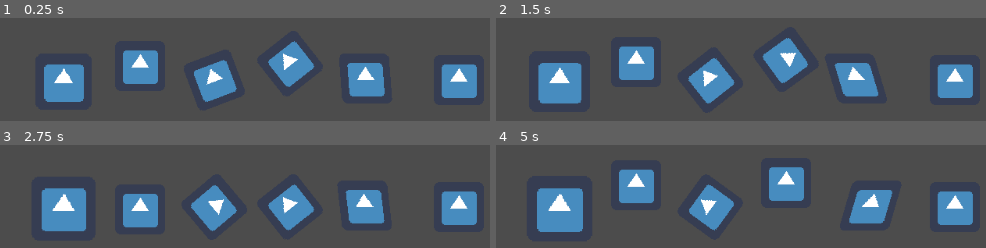
Above: before the commit, frames 1-4 (two rows, left to right).
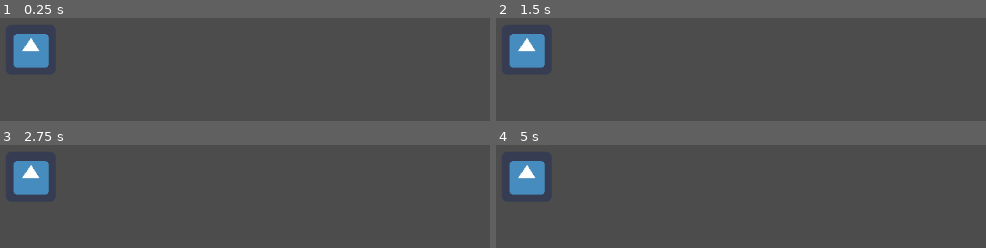
Above: after the commit, the same moments.

Repository: nezvers/Godot_shader_effects
Game: Godot game, scene res://Level/Level.tscn
Same seed, same stepped clock (60 frames per second), same inputs: the game is played once before the commit and once after it. The engine's default icon, where the game draws it, is replaced by a stand-in: a white triangle on a blue panel in a dark square.
Inputs:
- Up to frame 1 (0.25 s): no input
- Up to frame 2 (1.5 s): no input
- Up to frame 3 (2.75 s): no input
- Up to frame 4 (5 s): no input

The runs differ from the first frame. In frame 1, 17% of the frame differs, in the area x 2-98%, y 15-82%; in frame 2, 18%; in frame 3, 18%; in frame 4, 18%, in the area x 2-98%, y 15-85%.

Commit message:
fixed sway

Diff:
--- a/Shader_effects/Level/Level.tscn
+++ b/Shader_effects/Level/Level.tscn
@@ -1,29 +1,30 @@
-[gd_scene load_steps=14 format=2]
+[gd_scene load_steps=16 format=2]
 
-[ext_resource path="res://Shaders/Pulsing.shader" type="Shader" id=1]
+[ext_resource path="res://Shaders/Node2D/Pulsing.shader" type="Shader" id=1]
 [ext_resource path="res://icon.png" type="Texture" id=2]
-[ext_resource path="res://Shaders/Float_simple.shader" type="Shader" id=3]
-[ext_resource path="res://Shaders/Float_with_rotation.shader" type="Shader" id=4]
-[ext_resource path="res://Shaders/Rotation.shader" type="Shader" id=5]
-[ext_resource path="res://Shaders/Wind.shader" type="Shader" id=6]
+[ext_resource path="res://Shaders/Node2D/Float_simple.shader" type="Shader" id=3]
+[ext_resource path="res://Shaders/Node2D/Float_with_rotation.shader" type="Shader" id=4]
+[ext_resource path="res://Shaders/Node2D/Rotation.shader" type="Shader" id=5]
+[ext_resource path="res://Shaders/Node2D/Wind.shader" type="Shader" id=6]
+[ext_resource path="res://Shaders/Control/Pulsing.shader" type="Shader" id=7]
 
-[sub_resource type="ShaderMaterial" id=1]
+[sub_resource type="ShaderMaterial" id=7]
 shader = ExtResource( 1 )
 shader_param/speed = 1.0
 shader_param/amount = 0.3
 
-[sub_resource type="ShaderMaterial" id=2]
+[sub_resource type="ShaderMaterial" id=8]
 shader = ExtResource( 3 )
 shader_param/speed = 1.0
 shader_param/amount = 0.5
 
-[sub_resource type="ShaderMaterial" id=3]
+[sub_resource type="ShaderMaterial" id=9]
 shader = ExtResource( 5 )
 shader_param/speed = 1.0
 shader_param/amount = 0.3
 shader_param/direction = -1.0
 
-[sub_resource type="ShaderMaterial" id=4]
+[sub_resource type="ShaderMaterial" id=10]
 shader = ExtResource( 4 )
 shader_param/float_speed = 1.0
 shader_param/float_amount = 0.5
@@ -31,56 +32,101 @@
 shader_param/rotation_amount = 0.3
 shader_param/rotation_direction = -1.0
 
-[sub_resource type="ShaderMaterial" id=5]
+[sub_resource type="ShaderMaterial" id=11]
 shader = ExtResource( 6 )
 shader_param/wind_power = 0.3
 shader_param/speed = 1.0
 
-[sub_resource type="Shader" id=6]
+[sub_resource type="Shader" id=14]
 code = "shader_type canvas_item;
 render_mode unshaded, blend_disabled;
 
-uniform float sway_power = 0.3;
+uniform float vertical_power = 0.3;
+uniform float horizontal_power = 0.3;
+uniform float speed = 1.0;
 
 const float PI = 3.14159265359;
 
 void vertex(){
-	float height_weight = sign(VERTEX.y)*0.5 - 0.5;
+	float height_weight;
+	//height_weight = sign(VERTEX.y)*0.5 - 0.5;// bottom fixed
+	height_weight = sign(VERTEX.y)*0.5 + 0.5;// bottom fixed
 
+	float mult = sin(PI * 0.5 * TIME * speed);
+
+	float y_length = abs(VERTEX.y);
+	VERTEX.y -= y_length * height_weight * vertical_power * abs(mult);
+
+	float x_length = abs(VERTEX.x);
+	VERTEX.x += x_length * height_weight * horizontal_power * mult * sign(VERTEX.x);
 }"
 
-[sub_resource type="ShaderMaterial" id=7]
-shader = SubResource( 6 )
-shader_param/sway_power = 0.3
+[sub_resource type="ShaderMaterial" id=12]
+shader = SubResource( 14 )
+shader_param/vertical_power = 0.3
+shader_param/horizontal_power = 0.3
+shader_param/speed = 1.0
+
+[sub_resource type="ShaderMaterial" id=13]
+shader = ExtResource( 7 )
+shader_param/speed = 1.0
+shader_param/amount = 0.3
 
 [node name="Level" type="Node2D"]
 
-[node name="Pulsing" type="Sprite" parent="."]
-material = SubResource( 1 )
+[node name="Node2Ds" type="Node2D" parent="."]
+visible = false
+
+[node name="Pulsing" type="Sprite" parent="Node2Ds"]
+material = SubResource( 7 )
 position = Vector2( 89, 88 )
 texture = ExtResource( 2 )
 
-[node name="Float_simple" type="Sprite" parent="."]
-material = SubResource( 2 )
+[node name="Float_simple" type="Sprite" parent="Node2Ds"]
+material = SubResource( 8 )
 position = Vector2( 187, 90 )
 texture = ExtResource( 2 )
 
-[node name="Rotation" type="Sprite" parent="."]
-material = SubResource( 3 )
+[node name="Rotation" type="Sprite" parent="Node2Ds"]
+material = SubResource( 9 )
 position = Vector2( 282, 86 )
 texture = ExtResource( 2 )
 
-[node name="Float_with_rotation" type="Sprite" parent="."]
-material = SubResource( 4 )
+[node name="Float_with_rotation" type="Sprite" parent="Node2Ds"]
+material = SubResource( 10 )
 position = Vector2( 379, 87 )
 texture = ExtResource( 2 )
 
-[node name="Wind" type="Sprite" parent="."]
-material = SubResource( 5 )
+[node name="Wind" type="Sprite" parent="Node2Ds"]
+material = SubResource( 11 )
 position = Vector2( 478, 84 )
 texture = ExtResource( 2 )
 
-[node name="Sway" type="Sprite" parent="."]
-material = SubResource( 7 )
+[node name="Sway" type="Sprite" parent="Node2Ds"]
+material = SubResource( 12 )
 position = Vector2( 595, 86 )
 texture = ExtResource( 2 )
+
+[node name="Controls" type="CanvasLayer" parent="."]
+
+[node name="MarginContainer" type="MarginContainer" parent="Controls"]
+anchor_right = 1.0
+anchor_bottom = 1.0
+custom_constants/margin_right = 15
+custom_constants/margin_top = 15
+custom_constants/margin_left = 15
+custom_constants/margin_bottom = 15
+__meta__ = {
+"_edit_use_anchors_": false
+}
+
+[node name="Pulse" type="TextureRect" parent="Controls/MarginContainer"]
+material = SubResource( 13 )
+margin_left = 15.0
+margin_top = 15.0
+margin_right = 1009.0
+margin_bottom = 585.0
+texture = ExtResource( 2 )
+__meta__ = {
+"_edit_use_anchors_": false
+}
--- /dev/null
+++ b/Shader_effects/Shaders/Control/Pulsing.shader
@@ -0,0 +1,14 @@
+shader_type canvas_item;
+render_mode unshaded, blend_disabled;
+
+uniform float speed = 1.0;
+uniform float amount = 0.3;
+const float PI = 3.14159265359;
+
+void vertex(){
+
+
+
+	//VERTEX += VERTEX * abs(sin(PI * 0.5 * TIME * speed)) * amount;
+	//VERTEX += VERTEX * (sin(PI * 0.5 * TIME * speed)*0.5 + 0.5) * amount; //sine version
+}
--- /dev/null
+++ b/Shader_effects/Shaders/Node2D/Sway.shader
@@ -0,0 +1,22 @@
+shader_type canvas_item;
+render_mode unshaded, blend_disabled;
+
+uniform float vertical_power = 0.3;
+uniform float horizontal_power = 0.3;
+uniform float speed = 1.0;
+
+const float PI = 3.14159265359;
+
+void vertex(){
+	float height_weight;
+	//height_weight = sign(VERTEX.y)*0.5 - 0.5;// bottom fixed
+	height_weight = sign(VERTEX.y)*0.5 + 0.5;// bottom fixed
+
+	float mult = sin(PI * 0.5 * TIME * speed);
+
+	float y_length = abs(VERTEX.y);
+	VERTEX.y -= y_length * height_weight * vertical_power * abs(mult);
+
+	float x_length = abs(VERTEX.x);
+	VERTEX.x += x_length * height_weight * horizontal_power * mult * sign(VERTEX.x);
+}
Renamed: Shader_effects/Shaders/Float_simple.shader -> Shader_effects/Shaders/Node2D/Float_simple.shader
Renamed: Shader_effects/Shaders/Float_with_rotation.shader -> Shader_effects/Shaders/Node2D/Float_with_rotation.shader
Renamed: Shader_effects/Shaders/Pulsing.shader -> Shader_effects/Shaders/Node2D/Pulsing.shader
Renamed: Shader_effects/Shaders/Rotation.shader -> Shader_effects/Shaders/Node2D/Rotation.shader
Renamed: Shader_effects/Shaders/Wind.shader -> Shader_effects/Shaders/Node2D/Wind.shader
